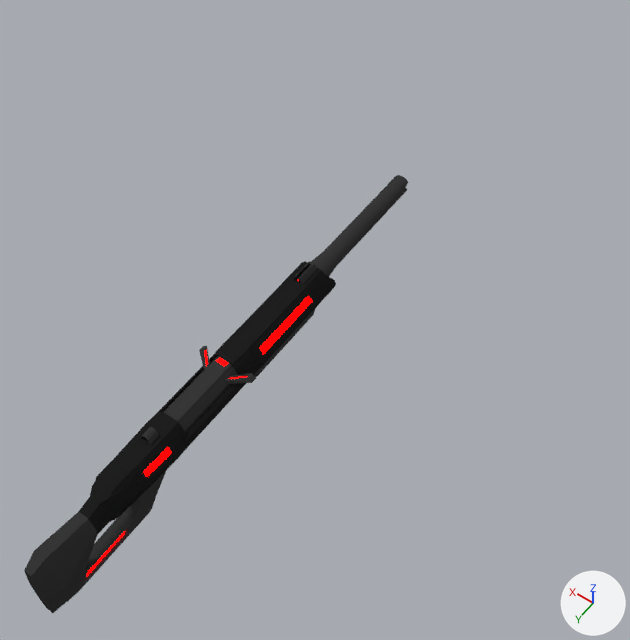
An edit to the Blender file Assets/weapons/carbine/carbine_arms.blend, drawn before and after from the same camera.
Both versions are drawn from a 50 mm lens placed at (-36.1, 42.9, 71.6), pointed at (0.7, -8.5, -9.2). The axes (+X, +Y, +Z) are drawn at lower right. The lights are the same throughout.

The first picture shows 'carbine'.
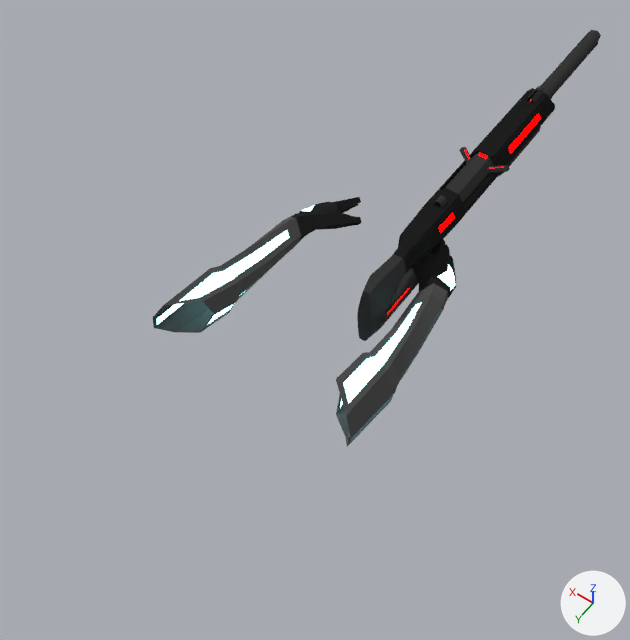
Boxes (x1, y1, x2, y2) around the edits, measured in the pictures (630 x 640 px):
```json
{"object": "carbine", "change": "moved", "before": [24, 175, 408, 613], "after": [357, 30, 601, 341]}
{"object": "arms", "change": "shown", "after": [153, 197, 456, 446]}
```

Edits to the scene script, one JSON object a line:
```json
{"op": "set", "path": "ob_carbine.location", "old": "(0.0, -4.3, -0.5)", "new": "(-5.3, -47.9, -2.6)"}
{"op": "remove", "block": "ob_arms", "code": "ob_arms.hide_set(True)  # its collection is switched off"}
```
